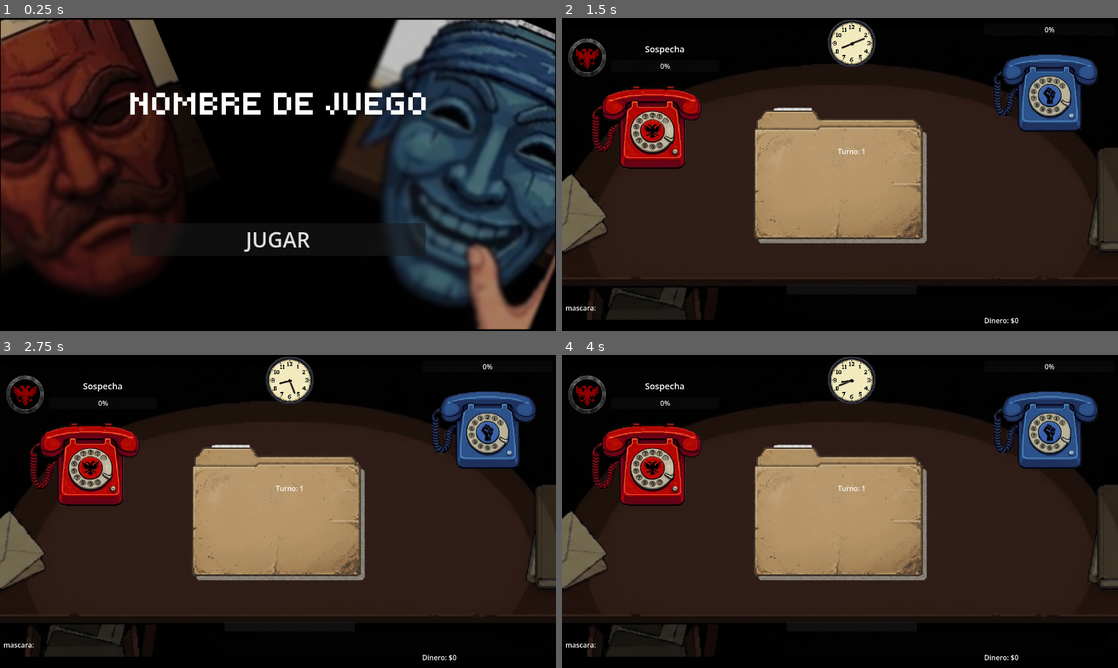
Above: before the commit, frames 1-4 (two rows, left to right).
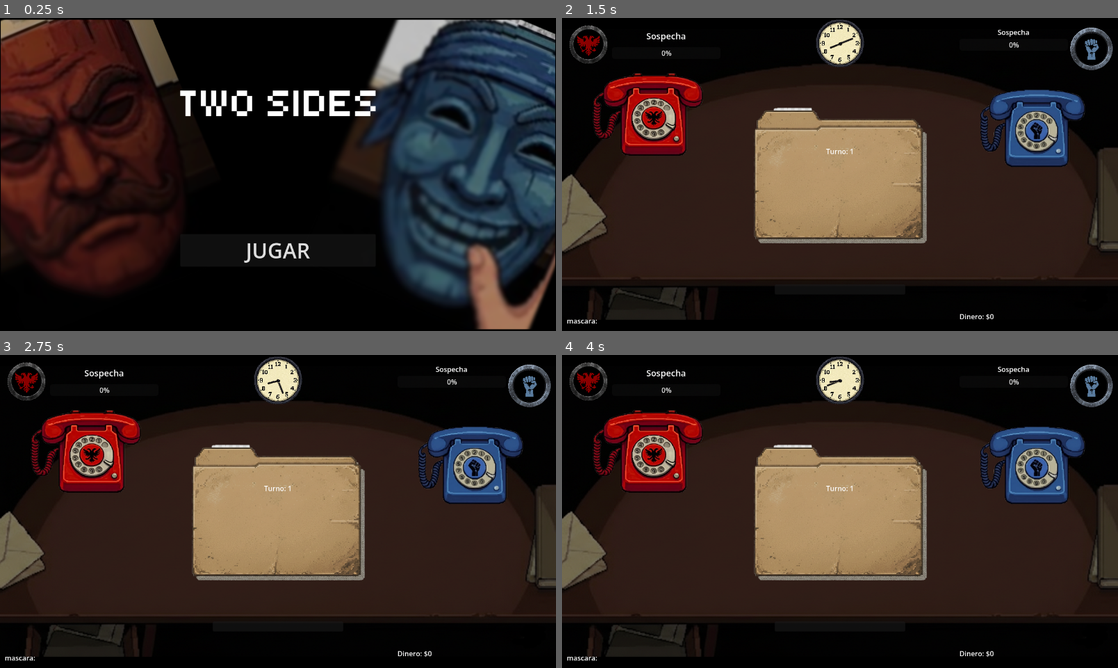
Above: after the commit, the same moments.

Repository: ktorres63/OnlyDevs-Game
Game: Godot game, scene res://scenes/menu_inicio/menu_inicio.tscn
Two runs of this game, one before a commit and one after it. Both use one fixed random seed, a clock stepped at 60 frames per second and the inputs below.
Inputs:
- Up to frame 1 (0.25 s): no input
- Up to frame 2 (1.5 s): click "JUGAR" at 0.5 s
- Up to frame 3 (2.75 s): tap Enter at 2 s
- Up to frame 4 (4 s): tap Space at 2.75 s; tap Enter at 3.5 s

The runs differ from the first frame. In frame 1, 3.2% of the frame differs, in the area x 23-77%, y 23-79%; in frame 2, 12%, in the area x 0-100%, y 0-98%; in frame 3, 12%; in frame 4, 12%.

Commit message:
actualizar menu_inicio y terminar de colocar logo al equipo azul en la escena main

Diff:
--- a/scenes/main/Main.tscn
+++ b/scenes/main/Main.tscn
@@ -8,14 +8,15 @@
 [ext_resource type="PackedScene" uid="uid://c5nr3j33o4vg6" path="res://scenes/main/clock.tscn" id="4_dc040"]
 [ext_resource type="Texture2D" uid="uid://qfvp1lvd82sn" path="res://assets/sprites/ui/phoneBlue.png" id="4_gyg6b"]
 [ext_resource type="Texture2D" uid="uid://b7dcnqyktrq32" path="res://assets/sprites/ui/eagles.png" id="4_sjxhf"]
-[ext_resource type="AudioStream" uid="uid://cs2v7x1x7k6xq" path="res://assets/audio/phone_ring.wav" id="5_ring"]
-[ext_resource type="AudioStream" uid="uid://d5gk4t4v0m7xk" path="res://assets/audio/phone_pickup.mp3" id="6_pickup"]
-[ext_resource type="AudioStream" uid="uid://d1gn3g6b4m2m0" path="res://assets/audio/phone_hangup.wav" id="7_hangup"]
-[ext_resource type="AudioStream" uid="uid://b30n4r8b1kq7m" path="res://assets/audio/ui_click.wav" id="8_click"]
-[ext_resource type="AudioStream" uid="uid://c1m7v4b1y0t0q" path="res://assets/audio/ambience_office.mp3" id="9_ambience"]
-[ext_resource type="AudioStream" uid="uid://b1p7xk1t0r7tq" path="res://assets/audio/paper1.wav" id="10_paper_info"]
-[ext_resource type="AudioStream" uid="uid://c8r6p0n4k6y2m" path="res://assets/audio/paper2.wav" id="11_paper_sell"]
-[ext_resource type="AudioStream" uid="uid://d8g4y1m5q3r2t" path="res://assets/audio/radio_static.wav" id="12_static"]
+[ext_resource type="AudioStream" uid="uid://cjerski3oqbim" path="res://assets/audio/phone_ring.wav" id="5_ring"]
+[ext_resource type="AudioStream" uid="uid://bnvuhe52dpgkl" path="res://assets/audio/phone_pickup.mp3" id="6_pickup"]
+[ext_resource type="AudioStream" uid="uid://bikb76kp4an8b" path="res://assets/audio/phone_hangup.wav" id="7_hangup"]
+[ext_resource type="AudioStream" uid="uid://cjby4j5l8imy5" path="res://assets/audio/ui_click.wav" id="8_click"]
+[ext_resource type="AudioStream" uid="uid://bvug6yx0khna6" path="res://assets/audio/ambience_office.mp3" id="9_ambience"]
+[ext_resource type="AudioStream" uid="uid://bly1onl4wdn1i" path="res://assets/audio/paper1.wav" id="10_paper_info"]
+[ext_resource type="AudioStream" uid="uid://biwc73jdwsalr" path="res://assets/audio/paper2.wav" id="11_paper_sell"]
+[ext_resource type="AudioStream" uid="uid://v8uiy83yu86e" path="res://assets/audio/radio_static.wav" id="12_static"]
+[ext_resource type="Texture2D" uid="uid://bacryx6fivq0x" path="res://assets/sprites/ui/rebellion_logo.png" id="16_hjnkw"]
 
 [node name="Main" type="Control" unique_id=1647585048]
 layout_mode = 3
@@ -59,36 +60,32 @@
 [node name="GameManager" type="Node" parent="." unique_id=1237323366]
 script = ExtResource("2_q24mn")
 
-[node name="SfxRing" type="AudioStreamPlayer" parent="."]
+[node name="SfxRing" type="AudioStreamPlayer" parent="." unique_id=1923182175]
 stream = ExtResource("5_ring")
-volume_db = 0.0
-
-[node name="SfxPickup" type="AudioStreamPlayer" parent="."]
+
+[node name="SfxPickup" type="AudioStreamPlayer" parent="." unique_id=762644541]
 stream = ExtResource("6_pickup")
 volume_db = -8.0
 
-[node name="SfxHangup" type="AudioStreamPlayer" parent="."]
+[node name="SfxHangup" type="AudioStreamPlayer" parent="." unique_id=973208130]
 stream = ExtResource("7_hangup")
 volume_db = -8.0
 
-[node name="SfxClick" type="AudioStreamPlayer" parent="."]
+[node name="SfxClick" type="AudioStreamPlayer" parent="." unique_id=1228408921]
 stream = ExtResource("8_click")
-volume_db = 0.0
-
-[node name="SfxAmbience" type="AudioStreamPlayer" parent="."]
+
+[node name="SfxAmbience" type="AudioStreamPlayer" parent="." unique_id=412961266]
 stream = ExtResource("9_ambience")
 volume_db = -12.0
 autoplay = true
 
-[node name="SfxPaperInfo" type="AudioStreamPlayer" parent="."]
+[node name="SfxPaperInfo" type="AudioStreamPlayer" parent="." unique_id=563951307]
 stream = ExtResource("10_paper_info")
-volume_db = 0.0
-
-[node name="SfxPaperSell" type="AudioStreamPlayer" parent="."]
+
+[node name="SfxPaperSell" type="AudioStreamPlayer" parent="." unique_id=476871328]
 stream = ExtResource("11_paper_sell")
-volume_db = 0.0
-
-[node name="SfxStatic" type="AudioStreamPlayer" parent="."]
+
+[node name="SfxStatic" type="AudioStreamPlayer" parent="." unique_id=809065851]
 stream = ExtResource("12_static")
 volume_db = -6.0
 
@@ -99,12 +96,12 @@
 anchor_bottom = 1.0
 grow_horizontal = 2
 grow_vertical = 2
-theme_override_constants/separation = 155
+theme_override_constants/separation = 125
 alignment = 1
 
 [node name="VBoxContainer" type="VBoxContainer" parent="HBoxContainer" unique_id=1724329661]
 layout_mode = 2
-theme_override_constants/separation = 290
+theme_override_constants/separation = 350
 alignment = 1
 
 [node name="VBoxContainer" type="VBoxContainer" parent="HBoxContainer/VBoxContainer" unique_id=1216936912]
@@ -119,6 +116,7 @@
 layout_mode = 2
 texture = ExtResource("4_sjxhf")
 expand_mode = 1
+stretch_mode = 5
 
 [node name="VBoxContainer" type="VBoxContainer" parent="HBoxContainer/VBoxContainer/VBoxContainer/HBoxContainer" unique_id=63828800]
 layout_mode = 2
@@ -172,16 +170,34 @@
 
 [node name="VBoxContainer3" type="VBoxContainer" parent="HBoxContainer" unique_id=133630349]
 layout_mode = 2
-theme_override_constants/separation = 340
+theme_override_constants/separation = 250
 alignment = 1
 
 [node name="VBoxContainer" type="VBoxContainer" parent="HBoxContainer/VBoxContainer3" unique_id=1748784837]
 layout_mode = 2
 
-[node name="SuspicionBarBlue" type="ProgressBar" parent="HBoxContainer/VBoxContainer3/VBoxContainer" unique_id=61183635]
-custom_minimum_size = Vector2(300, 0)
+[node name="HBoxContainer" type="HBoxContainer" parent="HBoxContainer/VBoxContainer3/VBoxContainer" unique_id=578253871]
+layout_mode = 2
+
+[node name="HBoxContainer" type="VBoxContainer" parent="HBoxContainer/VBoxContainer3/VBoxContainer/HBoxContainer" unique_id=891154159]
+layout_mode = 2
+
+[node name="Label" type="Label" parent="HBoxContainer/VBoxContainer3/VBoxContainer/HBoxContainer/HBoxContainer" unique_id=1112756506]
+layout_mode = 2
+text = "Sospecha"
+horizontal_alignment = 1
+
+[node name="SuspicionBarBlue" type="ProgressBar" parent="HBoxContainer/VBoxContainer3/VBoxContainer/HBoxContainer/HBoxContainer" unique_id=61183635]
+custom_minimum_size = Vector2(250, 0)
 layout_mode = 2
 size_flags_vertical = 4
+
+[node name="TextureRect" type="TextureRect" parent="HBoxContainer/VBoxContainer3/VBoxContainer/HBoxContainer" unique_id=1727755498]
+custom_minimum_size = Vector2(100, 100)
+layout_mode = 2
+texture = ExtResource("16_hjnkw")
+expand_mode = 1
+stretch_mode = 5
 
 [node name="PhoneBlue" type="TextureButton" parent="HBoxContainer/VBoxContainer3/VBoxContainer" unique_id=215396894]
 custom_minimum_size = Vector2(300, 300)
--- a/scenes/menu_inicio/menu_inicio.tscn
+++ b/scenes/menu_inicio/menu_inicio.tscn
@@ -15,7 +15,7 @@
 grow_vertical = 2
 script = ExtResource("1_688fv")
 
-[node name="SfxMenu" type="AudioStreamPlayer" parent="."]
+[node name="SfxMenu" type="AudioStreamPlayer" parent="." unique_id=588130106]
 stream = ExtResource("4_menu_audio")
 volume_db = -6.0
 autoplay = true
@@ -56,9 +56,11 @@
 theme_override_constants/separation = 250
 
 [node name="TextureRect" type="TextureRect" parent="CenterContainer/VBoxContainer" unique_id=1259104196]
+custom_minimum_size = Vector2(450, 100)
 layout_mode = 2
 texture = ExtResource("3_oheb2")
-stretch_mode = 2
+expand_mode = 1
+stretch_mode = 5
 
 [node name="Button" type="Button" parent="CenterContainer/VBoxContainer" unique_id=2080619921]
 z_index = 10
--- a/scripts/ui/Main.gd
+++ b/scripts/ui/Main.gd
@@ -7,7 +7,7 @@
 @onready var phone_blue = $HBoxContainer/VBoxContainer3/VBoxContainer/PhoneBlue
 @onready var game_manager = $GameManager
 @onready var suspicion_bar_red = $HBoxContainer/VBoxContainer/VBoxContainer/HBoxContainer/VBoxContainer/SuspicionBarRed
-@onready var suspicion_bar_blue = $HBoxContainer/VBoxContainer3/VBoxContainer/SuspicionBarBlue
+@onready var suspicion_bar_blue = $HBoxContainer/VBoxContainer3/VBoxContainer/HBoxContainer/HBoxContainer/SuspicionBarBlue
 @onready var sfx_ring = $SfxRing
 @onready var sfx_hangup = $SfxHangup
 @onready var sfx_click = $SfxClick
Binary file changed: assets/sprites/ui/NOMBRE DE JUEGO.png
Not shown, changed: assets/sprites/ui/NOMBRE DE JUEGO.png.import
Not shown: 1 places in scenes/menu_inicio/menu_inicio.tscn that only renumber resources
